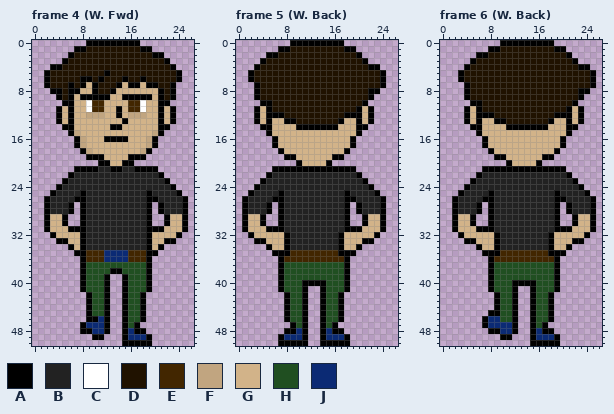
Edited in one commit: pixel-art file (WIP/Kyle-esque(3).aseprite). That is the earlier state.
27x51 pixels, 12 frames. Colours within 5 levels of each other are drawn and written as one. Shown: frame 4 (W. Fwd), frame 5 (W. Back), frame 6 (W. Back). The commit also changed other frames, which this record leaves out.
Visible layers, top first: "Layer 1", "Layer".
Palette (. is transparent): A #000000  B #222222  C #ffffff  D #201200  E #422600  F #c1a580  G #d2b389  H #204f21  J #0b2a74
Pixels before, frame 4 (W. Fwd), first column x 2:
 0 .......AAAAAAAAA........
 1 .....AADDDDDDDDDAA......
 2 ....ADDDDDDDDDDDDDAA....
 3 ...ADDDDDDDDDDDDDDDDA...
 4 .AADDDDDDDDDDDDDDDDDDA..
 5 ADDDDDDDDDADDDDDDDDDDDA.
 6 ADDDDDAADADDDADDADDDDDA.
 7 ADDDADAGADDDAGAAGAADDA..
 8 .AADAAGGADDAGGGGGGGADA..
 9 ..ADAGAAAAAGGAAAAAGADA..
10 ...AAGGCEEGGGGEECGGAA...
11 ..AGAGGCEEGGAGEECGGAGA..
12 ..AGAGGFFFGGAGFFFGGAGA..
13 ..AGAGGGGGGGGAGGGGGAGA..
14 ...AAGGGGGGAAGGGGGGAA...
15 ....AFGGGGGGGGGGGGFA....
16 .....AFGGGAAAAGGGFA.....
17 .....AFGGGGGGGGGGFA.....
18 ......AFGGGGGGGGFA......
19 .......AAAGGGGAAA.......
20 .........AAGGAA.........
21 .....AAAABBAABBAAAA.....
22 ....ABBBBBBBBBBBBBBA....
23 ...ABBBBBBBBBBBBBBBBA...
24 ..ABBBBBBBBBBBBBBBBBBA..
25 .ABBBBABBBBBBBBBBABBBBA.
26 ABBBBAABBBBBBBBBBAABBBBA
27 ABBBA.ABBBBBBBBBBA.ABBBA
28 ABBBA.ABBBBBBBBBBA.ABBBA
29 AGGA..ABBBBBBBBBBA..AGGA
30 AGGA..ABBBBBBBBBBA..AGGA
31 AGGGAAABBBBBBBBBBAAAGGGA
32 .AGGGGABBBBBBBBBBAGGGGA.
33 ..AAGGABBBBBBBBBBAGGAA..
34 ....AGABBBBBBBBBBAGA....
35 .....AAEEEJJJJEEEAA.....
36 ......AEEEJJJJEEEA......
37 ......AHHHHHHHHHHA......
38 ......AHHHHAAHHHHA......
39 ......AHHHA..AHHHA......
40 ......AHHHA..AHHHA......
41 ......AHHHA..AHHHA......
42 .......AHHA..AHHA.......
43 .......AHHA..AHHA.......
44 .......AHHA..AHHA.......
45 .......AHHA..AHHA.......
46 .......AAJA..AHHA.......
47 ......AJJJA..AHA........
48 ......AAJJA..AJAA.......
49 ........AA...AJJJA......
50 .............AAAAA......
Pixels before, frame 5 (W. Back), first column x 1:
 0 ........AAAAAAAAA.......
 1 ......AADDDDDDDDDAA.....
 2 ....AADDDDDDDDDDDDDA....
 3 ...ADDDDDDDDDDDDDDDDA...
 4 ..ADDDDDDDDDDDDDDDDDDAA.
 5 .ADDDDDDDDDDDDDDDDDDDDDA
 6 .ADDDDDDDDDDDDDDDDDDDDDA
 7 ..ADDDDDDDDDDDDDDDDDDDDA
 8 ..ADDDDDDDDDDDDDDDDDDAA.
 9 ..ADDDDDDDDDDDDDDDDDDA..
10 ...AADDDDDDDDDDDDDDDA...
11 ..AGADDDDDDDDDDDDDDAGA..
12 ..AGAAADDDDDDDDDDAAAGA..
13 ..AGAGGAADDDDDDDAGGAGA..
14 ...AAGGGGAAAAAAAGGGAA...
15 ....AGGGGGGGGGGGGGGA....
16 .....AGGGGGGGGGGGGA.....
17 .....AGGGGGGGGGGGGA.....
18 ......AGGGGGGGGGGA......
19 .......AAGGGGGGAA.......
20 .........AGGGGA.........
21 .....AAAAAAAAAAAAAA.....
22 ....ABBBBBBBBBBBBBBA....
23 ...ABBBBBBBBBBBBBBBBA...
24 ..ABBBBBBBBBBBBBBBBBBA..
25 .ABBBBABBBBBBBBBBABBBBA.
26 ABBBBAABBBBBBBBBBAABBBBA
27 ABBBA.ABBBBBBBBBBA.ABBBA
28 ABBBA.ABBBBBBBBBBA.ABBBA
29 AGGA..ABBBBBBBBBBA..AGGA
30 AGGA..ABBBBBBBBBBA..AGGA
31 AGGGAAABBBBBBBBBBAAAGGGA
32 .AGGGGGABBBBBBBBAGGGGGA.
33 ..AAGGGABBBBBBBBAGGGAA..
34 ....AGGABBBBBBBBAGGA....
35 .....AAAEEEEEEEEAAA.....
36 ......AEEEEEEEEEEA......
37 ......AHHHHHHHHHHA......
38 ......AHHHHHHHHHHA......
39 ......AHHHHHHHHHHA......
40 ......AHHHAAAAHHHA......
41 ......AHHHA..AHHHA......
42 .......AHHA..AHHA.......
43 .......AHHA..AHHA.......
44 .......AHHA..AHHA.......
45 .......AHHA..AHHA.......
46 .......AHHA..AHHA.......
47 ........AHA..AHA........
48 .......AAJA..AJAA.......
49 ......AJJJA..AJJJA......
50 ......AAAAA..AAAAA......
Pixels before, frame 6 (W. Back), first column x 2:
 0 ........AAAAAAAAA.......
 1 ......AADDDDDDDDDAA.....
 2 ....AADDDDDDDDDDDDDA....
 3 ...ADDDDDDDDDDDDDDDDA...
 4 ..ADDDDDDDDDDDDDDDDDDAA.
 5 .ADDDDDDDDDDDDDDDDDDDDDA
 6 .ADDDDDDDDDDDDDDDDDDDDDA
 7 ..ADDDDDDDDDDDDDDDDDDDDA
 8 ..ADDDDDDDDDDDDDDDDDDAA.
 9 ..ADDDDDDDDDDDDDDDDDDA..
10 ...AADDDDDDDDDDDDDDDA...
11 ..AGADDDDDDDDDDDDDDAGA..
12 ..AGAAADDDDDDDDDDAAAGA..
13 ..AGAGGAADDDDDDDAGGAGA..
14 ...AAGGGGAAAAAAAGGGAA...
15 ....AGGGGGGGGGGGGGGA....
16 .....AGGGGGGGGGGGGA.....
17 .....AGGGGGGGGGGGGA.....
18 ......AGGGGGGGGGGA......
19 .......AAGGGGGGAA.......
20 .........AGGGGA.........
21 .....AAAAAAAAAAAAAA.....
22 ....ABBBBBBBBBBBBBBA....
23 ...ABBBBBBBBBBBBBBBBA...
24 ..ABBBBBBBBBBBBBBBBBBA..
25 .ABBBBABBBBBBBBBBABBBBA.
26 ABBBBAABBBBBBBBBBAABBBBA
27 ABBBA.ABBBBBBBBBBA.ABBBA
28 ABBBA.ABBBBBBBBBBA.ABBBA
29 AGGA..ABBBBBBBBBBA..AGGA
30 AGGA..ABBBBBBBBBBA..AGGA
31 AGGGAAABBBBBBBBBBAAAGGGA
32 .AGGGGGABBBBBBBBAGGGGGA.
33 ..AAGGGABBBBBBBBAGGGAA..
34 ....AGGABBBBBBBBAGGA....
35 .....AAAEEEEEEEEAAA.....
36 ......AEEEEEEEEEEA......
37 ......AHHHHHHHHHHA......
38 ......AHHHHHHHHHHA......
39 ......AHHHHHHHHHHA......
40 ......AHHHAAAAHHHA......
41 ......AHHHA..AHHHA......
42 .......AHHA..AHHA.......
43 .......AHHA..AHHA.......
44 .......AHHA..AHHA.......
45 ......AAHHA..AHHA.......
46 .....AJJHHA..AHHA.......
47 .....AJJJJA..AHA........
48 ......AAJJA..AJAA.......
49 ........AA...AJJJA......
50 .............AAAAA......
The same view after the edit:
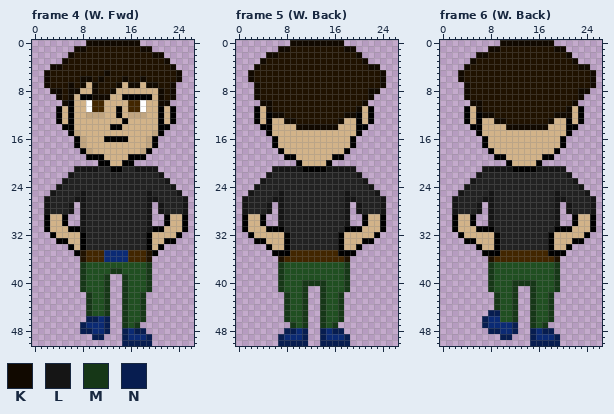
Colours new in this view: K #110900  L #151515  M #163717  N #071d50
Difference:
Changed rows in their new state; - is an unchanged pixel.
Frame 4 (W. Fwd), layers "Layer 1", "Layer":
first column x 2:
 0 -------KKKKKKKKK-------
 1 -----KK---------KK-----
 2 ----K-------------KK---
 3 ---K----------------K--
 4 -KK------------------K-
 5 K---------K-----------K
 6 K-----KK-K---K--K-----K
 7 K---K-K-K---K-KK-KK--K-
 8 -KK-KK--K--K-------K-K-
 9 --K-K---KKK--------K-K-
10 ---K---------------KK--
first column x 2:
21 -----LLLL------LLLL-----
22 ----L--------------L----
23 ---L----------------L---
24 --L------------------L--
25 -L----L----------L----L-
26 L----LL----------LL----L
27 L---L-L----------L-L---L
28 L---L-L----------L-L---L
29 ------L----------L------
30 ------L----------L------
31 ------L----------L------
first column x 8:
35 D----------D
36 D----------D
37 M----------M
38 M----MM----M
39 M---M--M---M
40 M---M--M---M
41 M---M--M---M
42 -M--M--M--M-
43 -M--M--M--M-
44 -M--M--M--M-
45 -M--M--M--M-
46 -NN-N--M--M-
47 N---N--M-M--
48 NN--N--N-NN-
49 --NN---N---N
50 -------NNNNN
Frame 5 (W. Back), layers "Layer 1", "Layer":
first column x 2:
 0 -------KKKKKKKKK-------
 1 -----KK---------KK-----
 2 ---KK-------------K----
 3 --K----------------K---
 4 -K------------------KK-
 5 K---------------------K
 6 K---------------------K
 7 -K--------------------K
 8 -K------------------KK-
 9 -K------------------K--
10 --KK---------------K---
11 ---K--------------K----
12 ----KK----------KK-----
13 ------KK-------K-------
14 --------KKKKKKK--------
first column x 1:
21 -----LLLLL----LLLLL-----
22 ----L--------------L----
23 ---L----------------L---
24 --L------------------L--
25 -L----L----------L----L-
26 L----LL----------LL----L
27 L---L-L----------L-L---L
28 L---L-L----------L-L---L
29 ------L----------L------
30 ------L----------L------
first column x 7:
36 D----------D
37 M----------M
38 M----------M
39 M----------M
40 M---MMMM---M
41 M---M--M---M
42 -M--M--M--M-
43 -M--M--M--M-
44 -M--M--M--M-
45 -M--M--M--M-
46 -M--M--M--M-
47 --M-M--M-M--
48 -NN-N--N-NN-
49 N---N--N---N
50 NNNNN--NNNNN
Frame 6 (W. Back), layers "Layer 1", "Layer":
first column x 3:
 0 -------KKKKKKKKK-------
 1 -----KK---------KK-----
 2 ---KK-------------K----
 3 --K----------------K---
 4 -K------------------KK-
 5 K---------------------K
 6 K---------------------K
 7 -K--------------------K
 8 -K------------------KK-
 9 -K------------------K--
10 --KK---------------K---
11 ---K--------------K----
12 ----KK----------KKK----
13 ------KK-------K-------
14 --------KKKKKKK--------
first column x 2:
21 -----LLLLL----LLLLL-----
22 ----L--------------L----
23 ---L----------------L---
24 --L------------------L--
25 -L----L----------L----L-
26 L----LL----------LL----L
27 L---L-L----------L-L---L
28 L---L-L----------L-L---L
29 ------L----------L------
30 ------L----------L------
first column x 7:
36 -D----------D
37 -M----------M
38 -M----------M
39 -M----------M
40 -M---MMMM---M
41 -M---M--M---M
42 --M--M--M--M-
43 --M--M--M--M-
44 --M--M--M--M-
45 -NN--M--M--M-
46 N----M--M--M-
47 N----N--M-M--
48 -NN--N--N-NN-
49 ---NN---N---N
50 --------NNNNN
